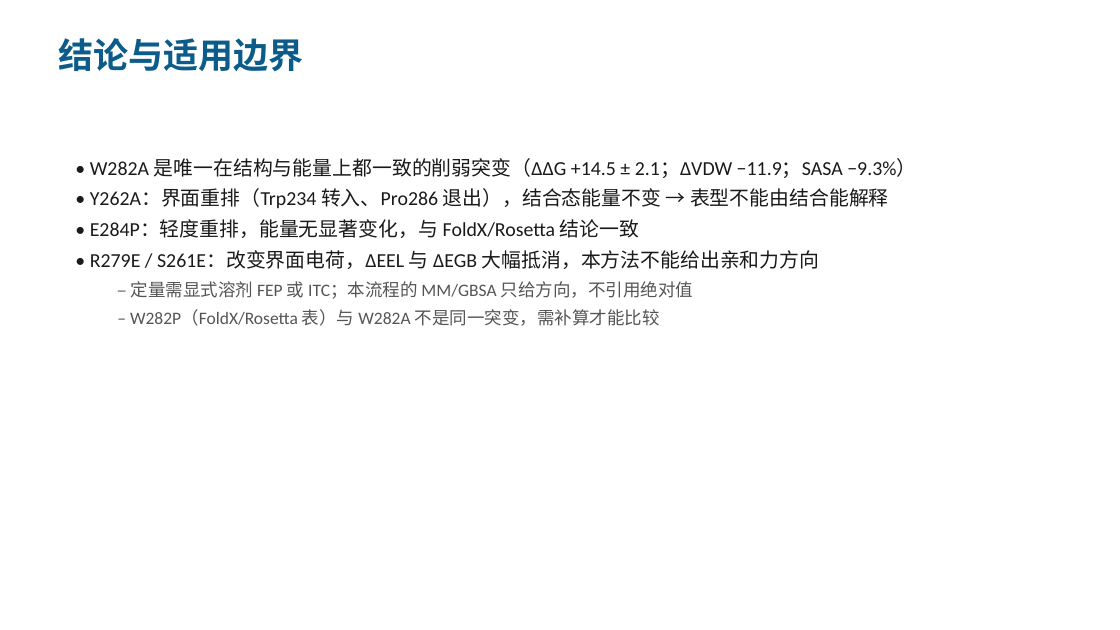
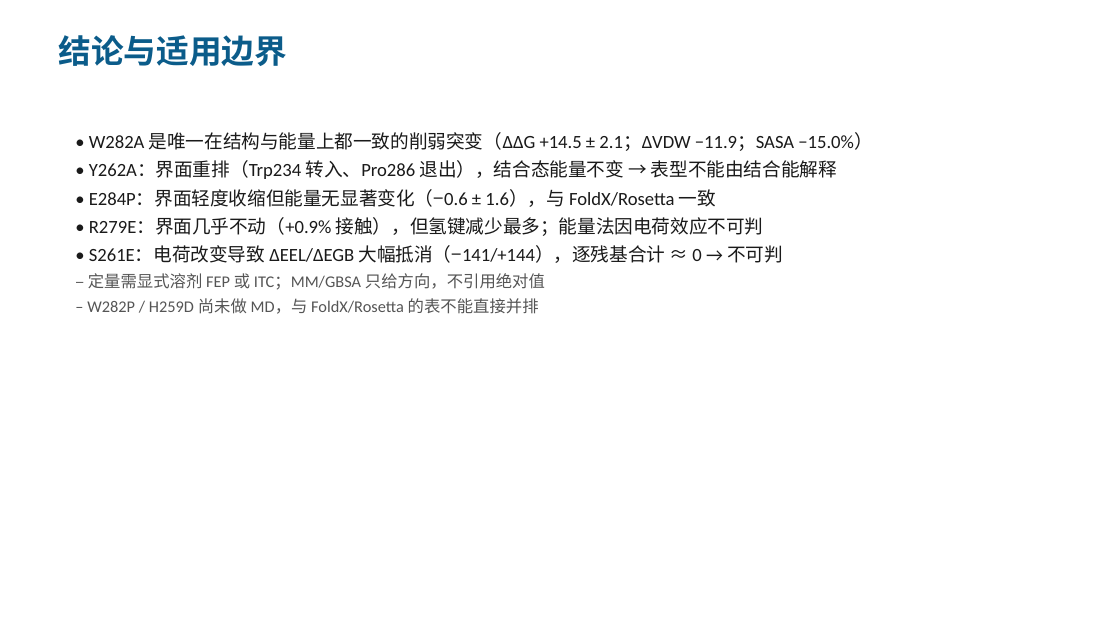
Before and after one commit to wangran-bio-ai/StructurePrep-Toolkit, a slide deck: slide 9 of results/MD_results_summary.pptx (slide 8 before the commit). Drawn at 1120x630 pixels with LibreOffice and Linux fonts; fonts in the diff are those of the drawing. Boxes give left, top, right and bottom in pixels: in the first picture for what was removed or moved away, otherwise in the second. Text is boxed around its words. In the diff, an @@ line names an element or a change of style, - is before the commit and + after.

```diff
--- a/results/MD_results_summary.pptx
+++ b/results/MD_results_summary.pptx
@@ text "结论与适用边界" at (59, 35, 287, 66): size 30 to 28 pt @@
@@ text "• W282A 是唯一在结构与能量上都一致的削弱突变（ΔΔG +14.5 ± ...": place and size @@
-text "• W282A 是唯一在结构与能量上都一致的削弱突变（ΔΔG +14.5 ± ..." at (90, 158, 916, 326)
+text "• W282A 是唯一在结构与能量上都一致的削弱突变（ΔΔG +14.5 ± ..." at (87, 132, 872, 314)
@@ text at (89, 132, 872, 151): text changed; size 17 to 16 pt @@
-• W282A 是唯一在结构与能量上都一致的削弱突变（ΔΔG +14.5 ± 2.1；ΔVDW −11.9；SASA −9.3%）
+• W282A 是唯一在结构与能量上都一致的削弱突变（ΔΔG +14.5 ± 2.1；ΔVDW −11.9；SASA −15.0%）
@@ text at (89, 160, 837, 179): size 17 to 16 pt in "• Y262A：界面重排（Trp234 转入、Pro286 退出），结合态能量不变 → 表型不能由结合能解释"; less space between paragraphs @@
@@ text at (87, 189, 783, 314): text changed; size 17 to 16 pt @@
-• E284P：轻度重排，能量无显著变化，与 FoldX/Rosetta 结论一致
-• R279E / S261E：改变界面电荷，ΔEEL 与 ΔEGB 大幅抵消，本方法不能给出亲和力方向
-  – 定量需显式溶剂 FEP 或 ITC；本流程的 MM/GBSA 只给方向，不引用绝对值
-  – W282P（FoldX/Rosetta 表）与 W282A 不是同一突变，需补算才能比较
+• E284P：界面轻度收缩但能量无显著变化（−0.6 ± 1.6），与 FoldX/Rosetta 一致
+• R279E：界面几乎不动（+0.9% 接触），但氢键减少最多；能量法因电荷效应不可判
+• S261E：电荷改变导致 ΔEEL/ΔEGB 大幅抵消（−141/+144），逐残基合计 ≈ 0 → 不可判
+– 定量需显式溶剂 FEP 或 ITC；MM/GBSA 只给方向，不引用绝对值
+– W282P / H259D 尚未做 MD，与 FoldX/Rosetta 的表不能直接并排
```
Also in this commit, not shown: 7 other slides changed, 1 slide added.
